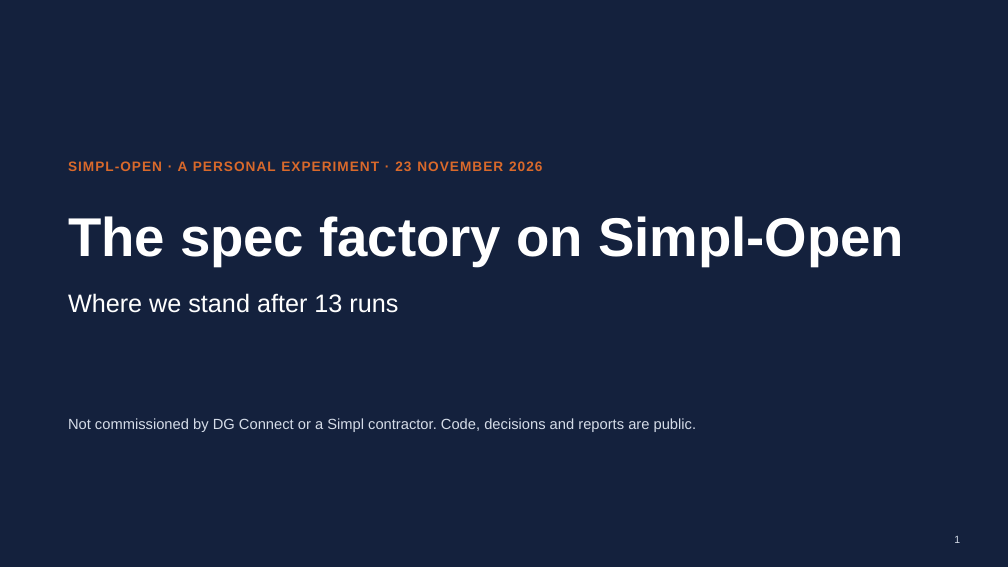
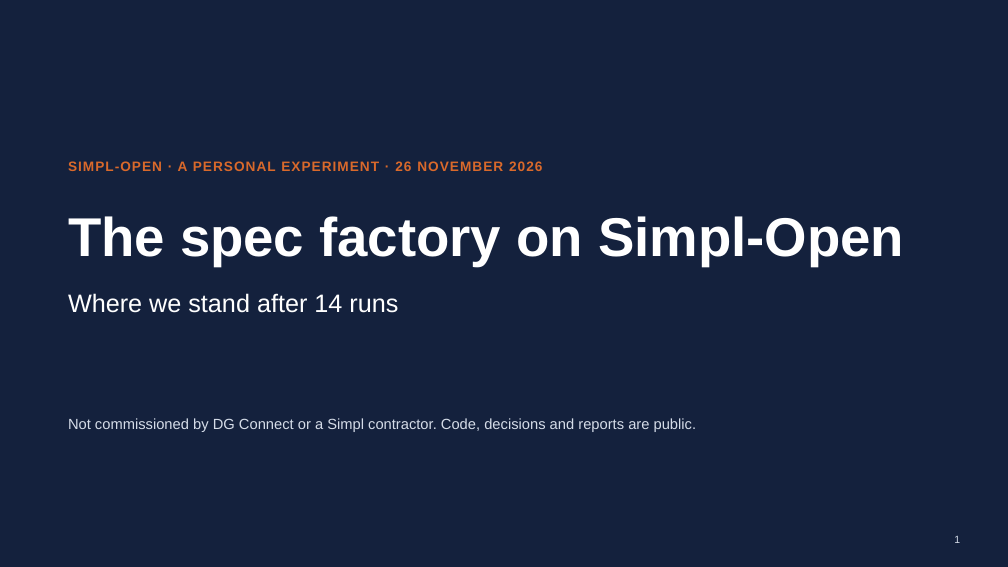
Before and after one commit to barrynauta/simpl-local, a slide deck: slide 1 of simpl-spec-factory/presentations/spec-factory-simpl.pptx. Drawn at 1008x567 pixels with LibreOffice and Linux fonts; fonts in the diff are those of the drawing. Boxes give left, top, right and bottom in pixels: in the first picture for what was removed or moved away, otherwise in the second. Text is boxed around its words. In the diff, an @@ line names an element or a change of style, - is before the commit and + after.

Commit message:
Run 14 follow-up checks (D158 test bug, fuzz with token refresh: 0 findings); Simpl deck to run 14

```diff
--- a/simpl-spec-factory/presentations/spec-factory-simpl.pptx
+++ b/simpl-spec-factory/presentations/spec-factory-simpl.pptx
@@ text at (x1=68, y1=161, x2=542, y2=171): text changed @@
-SIMPL-OPEN · A PERSONAL EXPERIMENT · 23 NOVEMBER 2026
+SIMPL-OPEN · A PERSONAL EXPERIMENT · 26 NOVEMBER 2026
@@ text at (x1=68, y1=293, x2=398, y2=313): text changed @@
-Where we stand after 13 runs
+Where we stand after 14 runs
```
Also in this commit, not shown: 6 other slides changed, 3 other files.
